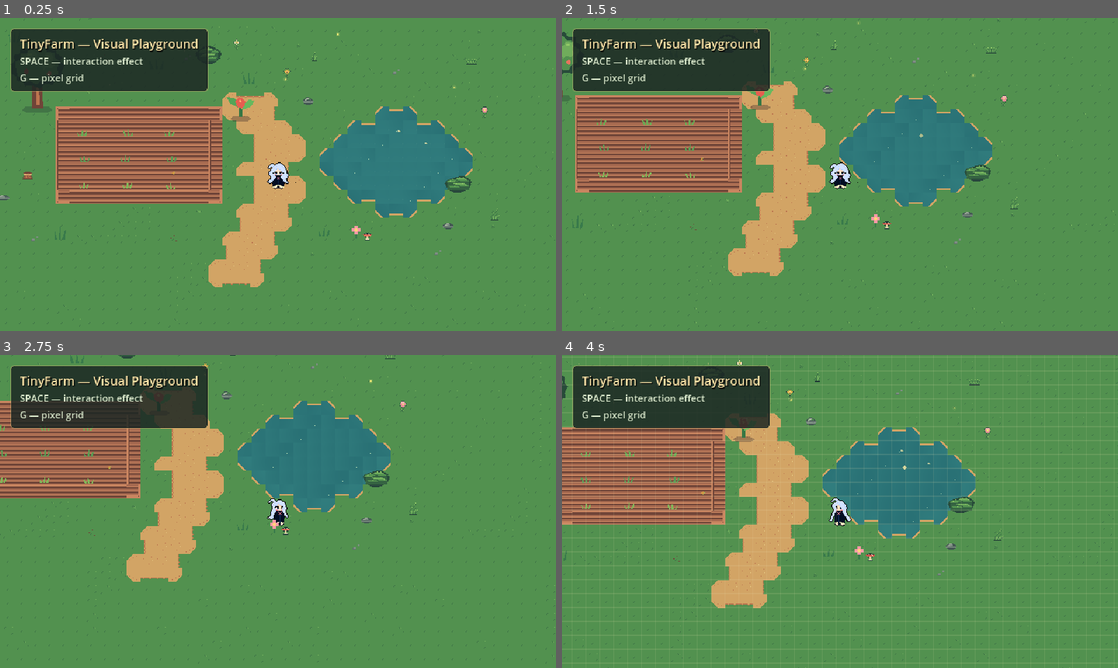
Above: before the commit, frames 1-4 (two rows, left to right).
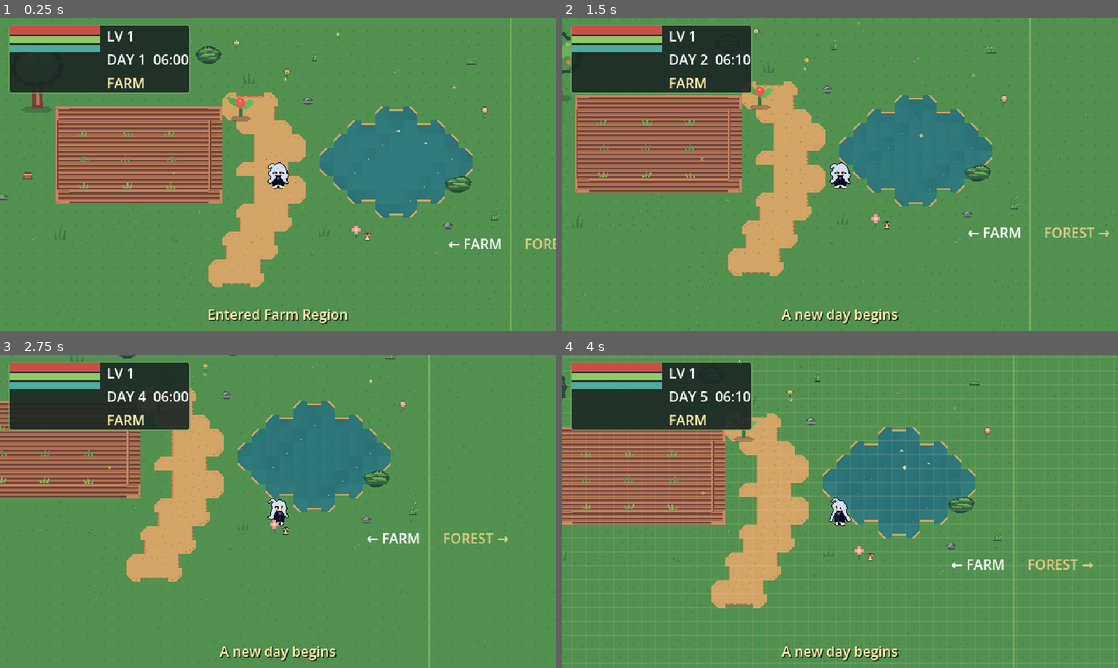
Above: after the commit, the same moments.

Repository: WatashiRain/TinyFarm
Game: Godot game, scene res://scenes/world/main_world.tscn
Same seed, same stepped clock (60 frames per second), same inputs: the game is played once before the commit and once after it. Before the commit the project starts from res://scenes/test/visual_playground.tscn.
Inputs:
- Up to frame 1 (0.25 s): no input
- Up to frame 2 (1.5 s): tap Enter at 0.5 s; hold D (move_right) 0.53-1.28 s; hold F6 (advance_day, bound only after the commit) 0.53-1.28 s; tap Space at 0.77 s; tap X (attack, bound only after the commit) at 0.8, 1.35 s; hold S (move_down) from 1.28 s (still down)
- Up to frame 3 (2.75 s): tap Space at 1.52 s; tap F6 (advance_day, bound only after the commit) at 1.55 s; release S (move_down) at 2.03 s; hold D (move_right) from 2.03 s (still down); hold F6 (advance_day, bound only after the commit) from 2.03 s (still down); tap X (attack, bound only after the commit) at 2.3 s
- Up to frame 4 (4 s): release D (move_right) at 2.78 s; release F6 (advance_day, bound only after the commit) at 2.78 s; hold W (move_up) 2.78-3.53 s; tap X (attack, bound only after the commit) at 2.85, 3.8 s; tap Space at 3.02, 3.77 s; tap F6 (advance_day, bound only after the commit) at 3.05 s; hold A (move_left) from 3.53 s (still down); tap G at 3.6 s

The runs differ from the first frame. In frame 1, 4.4% of the frame differs, in the area x 1-100%, y 0-100%; in frame 2, 4.5%; in frame 3, 4.7%, in the area x 1-92%, y 0-100%; in frame 4, 4.5%.

Commit message:
add gameplay world and player stats

Diff:
--- a/project.godot
+++ b/project.godot
@@ -11,9 +11,14 @@
 [application]
 
 config/name="TinyFarm"
-run/main_scene="res://scenes/test/visual_playground.tscn"
+run/main_scene="res://scenes/world/main_world.tscn"
 config/features=PackedStringArray("4.7", "Mobile")
 config/icon="res://icon.svg"
+
+[autoload]
+
+GameState="*res://scripts/autoload/game_state.gd"
+TimeManager="*res://scripts/autoload/time_manager.gd"
 
 [display]
 
@@ -59,6 +64,117 @@
 , Object(InputEventJoypadMotion,"resource_local_to_scene":false,"resource_name":"","device":0,"axis":1,"axis_value":1.0,"script":null)
 ]
 }
+interact={
+"deadzone": 0.2,
+"events": [Object(InputEventKey,"resource_local_to_scene":false,"resource_name":"","device":16,"window_id":0,"alt_pressed":false,"shift_pressed":false,"ctrl_pressed":false,"meta_pressed":false,"pressed":false,"keycode":0,"physical_keycode":70,"key_label":0,"unicode":0,"location":0,"echo":false,"script":null)
+]
+}
+use_tool={
+"deadzone": 0.2,
+"events": [Object(InputEventKey,"resource_local_to_scene":false,"resource_name":"","device":16,"window_id":0,"alt_pressed":false,"shift_pressed":false,"ctrl_pressed":false,"meta_pressed":false,"pressed":false,"keycode":0,"physical_keycode":32,"key_label":0,"unicode":0,"location":0,"echo":false,"script":null)
+]
+}
+inventory={
+"deadzone": 0.2,
+"events": [Object(InputEventKey,"resource_local_to_scene":false,"resource_name":"","device":16,"window_id":0,"alt_pressed":false,"shift_pressed":false,"ctrl_pressed":false,"meta_pressed":false,"pressed":false,"keycode":0,"physical_keycode":73,"key_label":0,"unicode":0,"location":0,"echo":false,"script":null)
+]
+}
+craft_menu={
+"deadzone": 0.2,
+"events": [Object(InputEventKey,"resource_local_to_scene":false,"resource_name":"","device":16,"window_id":0,"alt_pressed":false,"shift_pressed":false,"ctrl_pressed":false,"meta_pressed":false,"pressed":false,"keycode":0,"physical_keycode":67,"key_label":0,"unicode":0,"location":0,"echo":false,"script":null)
+]
+}
+build_mode={
+"deadzone": 0.2,
+"events": [Object(InputEventKey,"resource_local_to_scene":false,"resource_name":"","device":16,"window_id":0,"alt_pressed":false,"shift_pressed":false,"ctrl_pressed":false,"meta_pressed":false,"pressed":false,"keycode":0,"physical_keycode":66,"key_label":0,"unicode":0,"location":0,"echo":false,"script":null)
+]
+}
+build_place={
+"deadzone": 0.2,
+"events": [Object(InputEventKey,"resource_local_to_scene":false,"resource_name":"","device":16,"window_id":0,"alt_pressed":false,"shift_pressed":false,"ctrl_pressed":false,"meta_pressed":false,"pressed":false,"keycode":0,"physical_keycode":86,"key_label":0,"unicode":0,"location":0,"echo":false,"script":null)
+]
+}
+attack={
+"deadzone": 0.2,
+"events": [Object(InputEventKey,"resource_local_to_scene":false,"resource_name":"","device":16,"window_id":0,"alt_pressed":false,"shift_pressed":false,"ctrl_pressed":false,"meta_pressed":false,"pressed":false,"keycode":0,"physical_keycode":88,"key_label":0,"unicode":0,"location":0,"echo":false,"script":null)
+, Object(InputEventMouseButton,"resource_local_to_scene":false,"resource_name":"","device":32,"window_id":0,"alt_pressed":false,"shift_pressed":false,"ctrl_pressed":false,"meta_pressed":false,"button_mask":0,"position":Vector2(0, 0),"global_position":Vector2(0, 0),"factor":1.0,"button_index":1,"canceled":false,"pressed":false,"double_click":false,"script":null)
+]
+}
+skill_dash={
+"deadzone": 0.2,
+"events": [Object(InputEventKey,"resource_local_to_scene":false,"resource_name":"","device":16,"window_id":0,"alt_pressed":false,"shift_pressed":false,"ctrl_pressed":false,"meta_pressed":false,"pressed":false,"keycode":0,"physical_keycode":81,"key_label":0,"unicode":0,"location":0,"echo":false,"script":null)
+]
+}
+skill_power_slash={
+"deadzone": 0.2,
+"events": [Object(InputEventKey,"resource_local_to_scene":false,"resource_name":"","device":16,"window_id":0,"alt_pressed":false,"shift_pressed":false,"ctrl_pressed":false,"meta_pressed":false,"pressed":false,"keycode":0,"physical_keycode":69,"key_label":0,"unicode":0,"location":0,"echo":false,"script":null)
+]
+}
+skill_healing_pulse={
+"deadzone": 0.2,
+"events": [Object(InputEventKey,"resource_local_to_scene":false,"resource_name":"","device":16,"window_id":0,"alt_pressed":false,"shift_pressed":false,"ctrl_pressed":false,"meta_pressed":false,"pressed":false,"keycode":0,"physical_keycode":82,"key_label":0,"unicode":0,"location":0,"echo":false,"script":null)
+]
+}
+advance_day={
+"deadzone": 0.2,
+"events": [Object(InputEventKey,"resource_local_to_scene":false,"resource_name":"","device":16,"window_id":0,"alt_pressed":false,"shift_pressed":false,"ctrl_pressed":false,"meta_pressed":false,"pressed":false,"keycode":0,"physical_keycode":4194337,"key_label":0,"unicode":0,"location":0,"echo":false,"script":null)
+]
+}
+save_game={
+"deadzone": 0.2,
+"events": [Object(InputEventKey,"resource_local_to_scene":false,"resource_name":"","device":16,"window_id":0,"alt_pressed":false,"shift_pressed":false,"ctrl_pressed":false,"meta_pressed":false,"pressed":false,"keycode":0,"physical_keycode":4194336,"key_label":0,"unicode":0,"location":0,"echo":false,"script":null)
+]
+}
+load_game={
+"deadzone": 0.2,
+"events": [Object(InputEventKey,"resource_local_to_scene":false,"resource_name":"","device":16,"window_id":0,"alt_pressed":false,"shift_pressed":false,"ctrl_pressed":false,"meta_pressed":false,"pressed":false,"keycode":0,"physical_keycode":4194340,"key_label":0,"unicode":0,"location":0,"echo":false,"script":null)
+]
+}
+debug_toggle={
+"deadzone": 0.2,
+"events": [Object(InputEventKey,"resource_local_to_scene":false,"resource_name":"","device":16,"window_id":0,"alt_pressed":false,"shift_pressed":false,"ctrl_pressed":false,"meta_pressed":false,"pressed":false,"keycode":0,"physical_keycode":4194334,"key_label":0,"unicode":0,"location":0,"echo":false,"script":null)
+]
+}
+hotbar_1={
+"deadzone": 0.2,
+"events": [Object(InputEventKey,"resource_local_to_scene":false,"resource_name":"","device":16,"window_id":0,"alt_pressed":false,"shift_pressed":false,"ctrl_pressed":false,"meta_pressed":false,"pressed":false,"keycode":0,"physical_keycode":49,"key_label":0,"unicode":0,"location":0,"echo":false,"script":null)
+]
+}
+hotbar_2={
+"deadzone": 0.2,
+"events": [Object(InputEventKey,"resource_local_to_scene":false,"resource_name":"","device":16,"window_id":0,"alt_pressed":false,"shift_pressed":false,"ctrl_pressed":false,"meta_pressed":false,"pressed":false,"keycode":0,"physical_keycode":50,"key_label":0,"unicode":0,"location":0,"echo":false,"script":null)
+]
+}
+hotbar_3={
+"deadzone": 0.2,
+"events": [Object(InputEventKey,"resource_local_to_scene":false,"resource_name":"","device":16,"window_id":0,"alt_pressed":false,"shift_pressed":false,"ctrl_pressed":false,"meta_pressed":false,"pressed":false,"keycode":0,"physical_keycode":51,"key_label":0,"unicode":0,"location":0,"echo":false,"script":null)
+]
+}
+hotbar_4={
+"deadzone": 0.2,
+"events": [Object(InputEventKey,"resource_local_to_scene":false,"resource_name":"","device":16,"window_id":0,"alt_pressed":false,"shift_pressed":false,"ctrl_pressed":false,"meta_pressed":false,"pressed":false,"keycode":0,"physical_keycode":52,"key_label":0,"unicode":0,"location":0,"echo":false,"script":null)
+]
+}
+hotbar_5={
+"deadzone": 0.2,
+"events": [Object(InputEventKey,"resource_local_to_scene":false,"resource_name":"","device":16,"window_id":0,"alt_pressed":false,"shift_pressed":false,"ctrl_pressed":false,"meta_pressed":false,"pressed":false,"keycode":0,"physical_keycode":53,"key_label":0,"unicode":0,"location":0,"echo":false,"script":null)
+]
+}
+hotbar_6={
+"deadzone": 0.2,
+"events": [Object(InputEventKey,"resource_local_to_scene":false,"resource_name":"","device":16,"window_id":0,"alt_pressed":false,"shift_pressed":false,"ctrl_pressed":false,"meta_pressed":false,"pressed":false,"keycode":0,"physical_keycode":54,"key_label":0,"unicode":0,"location":0,"echo":false,"script":null)
+]
+}
+hotbar_7={
+"deadzone": 0.2,
+"events": [Object(InputEventKey,"resource_local_to_scene":false,"resource_name":"","device":16,"window_id":0,"alt_pressed":false,"shift_pressed":false,"ctrl_pressed":false,"meta_pressed":false,"pressed":false,"keycode":0,"physical_keycode":55,"key_label":0,"unicode":0,"location":0,"echo":false,"script":null)
+]
+}
+hotbar_8={
+"deadzone": 0.2,
+"events": [Object(InputEventKey,"resource_local_to_scene":false,"resource_name":"","device":16,"window_id":0,"alt_pressed":false,"shift_pressed":false,"ctrl_pressed":false,"meta_pressed":false,"pressed":false,"keycode":0,"physical_keycode":56,"key_label":0,"unicode":0,"location":0,"echo":false,"script":null)
+]
+}
 
 [physics]
 
--- a/scenes/characters/player.tscn
+++ b/scenes/characters/player.tscn
@@ -1,8 +1,9 @@
-[gd_scene load_steps=9 format=3]
+[gd_scene load_steps=10 format=3]
 
 [ext_resource type="Script" path="res://scripts/characters/player_controller.gd" id="1_controller"]
 [ext_resource type="Texture2D" uid="uid://2qr4c055jkp3" path="res://art/characters/player/Basic_Chun.png" id="2_player"]
 [ext_resource type="Script" path="res://scripts/characters/player_camera.gd" id="3_player_camera"]
+[ext_resource type="Script" path="res://scripts/stats/player_stats.gd" id="4_stats"]
 
 [sub_resource type="AtlasTexture" id="AtlasTexture_left"]
 atlas = ExtResource("2_player")
@@ -72,3 +73,6 @@
 enabled = true
 position_smoothing_enabled = false
 script = ExtResource("3_player_camera")
+
+[node name="Stats" type="Node" parent="."]
+script = ExtResource("4_stats")
--- /dev/null
+++ b/scenes/ui/gameplay_hud.tscn
@@ -0,0 +1,96 @@
+[gd_scene load_steps=5 format=3]
+
+[ext_resource type="Script" path="res://scripts/ui/gameplay_hud.gd" id="1_hud"]
+
+[sub_resource type="StyleBoxFlat" id="Style_panel"]
+bg_color = Color(0.105882, 0.14902, 0.137255, 0.9)
+border_width_left = 1
+border_width_top = 1
+border_width_right = 1
+border_width_bottom = 1
+border_color = Color(0.439216, 0.678431, 0.360784, 0.65)
+corner_radius_top_left = 3
+corner_radius_top_right = 3
+corner_radius_bottom_right = 3
+corner_radius_bottom_left = 3
+
+[sub_resource type="StyleBoxFlat" id="Style_hp"]
+bg_color = Color(0.788235, 0.309804, 0.286275, 1)
+
+[sub_resource type="StyleBoxFlat" id="Style_energy"]
+bg_color = Color(0.568627, 0.788235, 0.407843, 1)
+
+[sub_resource type="StyleBoxFlat" id="Style_mana"]
+bg_color = Color(0.309804, 0.666667, 0.623529, 1)
+
+[node name="GameplayHUD" type="CanvasLayer"]
+layer = 30
+script = ExtResource("1_hud")
+
+[node name="SafeArea" type="MarginContainer" parent="."]
+anchors_preset = 15
+anchor_right = 1.0
+anchor_bottom = 1.0
+offset_left = 10.0
+offset_top = 8.0
+offset_right = -10.0
+offset_bottom = -8.0
+mouse_filter = 2
+
+[node name="Top" type="PanelContainer" parent="SafeArea"]
+layout_mode = 2
+size_flags_horizontal = 0
+size_flags_vertical = 0
+theme_override_styles/panel = SubResource("Style_panel")
+
+[node name="Content" type="HBoxContainer" parent="SafeArea/Top"]
+layout_mode = 2
+theme_override_constants/separation = 8
+
+[node name="Stats" type="VBoxContainer" parent="SafeArea/Top/Content"]
+layout_mode = 2
+theme_override_constants/separation = 2
+
+[node name="HP" type="ProgressBar" parent="SafeArea/Top/Content/Stats"]
+custom_minimum_size = Vector2(104, 10)
+layout_mode = 2
+show_percentage = false
+theme_override_styles/fill = SubResource("Style_hp")
+
+[node name="Energy" type="ProgressBar" parent="SafeArea/Top/Content/Stats"]
+custom_minimum_size = Vector2(104, 8)
+layout_mode = 2
+show_percentage = false
+theme_override_styles/fill = SubResource("Style_energy")
+
+[node name="Mana" type="ProgressBar" parent="SafeArea/Top/Content/Stats"]
+custom_minimum_size = Vector2(104, 8)
+layout_mode = 2
+show_percentage = false
+theme_override_styles/fill = SubResource("Style_mana")
+
+[node name="Meta" type="VBoxContainer" parent="SafeArea/Top/Content"]
+layout_mode = 2
+
+[node name="Level" type="Label" parent="SafeArea/Top/Content/Meta"]
+layout_mode = 2
+text = "LV 1"
+
+[node name="Time" type="Label" parent="SafeArea/Top/Content/Meta"]
+layout_mode = 2
+text = "DAY 1  06:00"
+
+[node name="Region" type="Label" parent="SafeArea/Top/Content/Meta"]
+layout_mode = 2
+theme_override_colors/font_color = Color(1, 0.941176, 0.690196, 1)
+text = "FARM"
+
+[node name="Notice" type="Label" parent="SafeArea"]
+layout_mode = 2
+size_flags_horizontal = 4
+size_flags_vertical = 8
+theme_override_colors/font_color = Color(1, 0.941176, 0.690196, 1)
+theme_override_colors/font_shadow_color = Color(0, 0, 0, 0.8)
+theme_override_constants/shadow_offset_x = 1
+theme_override_constants/shadow_offset_y = 1
+text = "Welcome to TinyFarm"
--- /dev/null
+++ b/scenes/world/main_world.tscn
@@ -0,0 +1,37 @@
+[gd_scene load_steps=4 format=3]
+
+[ext_resource type="Script" path="res://scripts/world/main_world.gd" id="1_world"]
+[ext_resource type="PackedScene" path="res://scenes/test/visual_playground.tscn" id="2_playground"]
+[ext_resource type="PackedScene" path="res://scenes/ui/gameplay_hud.tscn" id="3_hud"]
+
+[node name="MainWorld" type="Node2D"]
+script = ExtResource("1_world")
+
+[node name="PlaygroundBase" parent="." instance=ExtResource("2_playground")]
+
+[node name="DebugOverlay" parent="PlaygroundBase" index="1"]
+visible = false
+
+[node name="ForestTint" type="Polygon2D" parent="."]
+z_index = -6
+polygon = PackedVector2Array(620, -192, 1100, -192, 1100, 576, 620, 576)
+color = Color(0.156863, 0.294118, 0.227451, 0.22)
+
+[node name="ForestBoundary" type="Line2D" parent="."]
+z_index = -1
+points = PackedVector2Array(620, -192, 620, 576)
+width = 2.0
+default_color = Color(0.568627, 0.788235, 0.407843, 0.55)
+
+[node name="FarmSign" type="Label" parent="."]
+position = Vector2(548, 322)
+text = "← FARM"
+
+[node name="ForestSign" type="Label" parent="."]
+position = Vector2(636, 322)
+theme_override_colors/font_color = Color(0.862745, 0.8, 0.517647, 1)
+text = "FOREST →"
+
+[node name="GameplayHUD" parent="." instance=ExtResource("3_hud")]
+
+[editable path="PlaygroundBase"]
--- /dev/null
+++ b/scripts/autoload/game_state.gd
@@ -0,0 +1,74 @@
+extends Node
+
+signal player_registered(stats: PlayerStats)
+signal region_changed(region_id: StringName)
+signal gold_changed(current: int)
+signal notification_requested(message: String)
+
+var current_region: StringName = &"farm"
+var player_position := Vector2(352, 270)
+var gold: int = 100
+var unlocked_skills: Dictionary = {"dash": true, "power_slash": false, "healing_pulse": false}
+var quest_state: Dictionary = {}
+var world_state: Dictionary = {}
+var player_stats: PlayerStats
+var _stored_stats: Dictionary = {}
+
+
+func register_player(stats: PlayerStats) -> void:
+	player_stats = stats
+	if not _stored_stats.is_empty():
+		player_stats.apply_state(_stored_stats)
+	if not player_stats.stats_changed.is_connected(_remember_stats):
+		player_stats.stats_changed.connect(_remember_stats)
+	_remember_stats()
+	player_registered.emit(player_stats)
+
+
+func set_region(region_id: StringName) -> void:
+	if current_region == region_id:
+		return
+	current_region = region_id
+	region_changed.emit(current_region)
+
+
+func add_gold(amount: int) -> void:
+	gold = maxi(0, gold + amount)
+	gold_changed.emit(gold)
+
+
+func spend_gold(amount: int) -> bool:
+	if amount < 0 or gold < amount:
+		return false
+	gold -= amount
+	gold_changed.emit(gold)
+	return true
+
+
+func notify(message: String) -> void:
+	notification_requested.emit(message)
+
+
+func _remember_stats() -> void:
+	if player_stats != null:
+		_stored_stats = player_stats.to_state()
+
+
+func to_state() -> Dictionary:
+	_remember_stats()
+	return {"region": String(current_region), "player_position": [player_position.x, player_position.y], "gold": gold, "skills": unlocked_skills.duplicate(true), "quests": quest_state.duplicate(true), "world": world_state.duplicate(true), "stats": _stored_stats.duplicate(true)}
+
+
+func apply_state(data: Dictionary) -> void:
+	current_region = StringName(data.get("region", "farm"))
+	var saved_position: Array = data.get("player_position", [352.0, 270.0])
+	player_position = Vector2(float(saved_position[0]), float(saved_position[1]))
+	gold = int(data.get("gold", 100))
+	unlocked_skills = data.get("skills", unlocked_skills).duplicate(true)
+	quest_state = data.get("quests", {}).duplicate(true)
+	world_state = data.get("world", {}).duplicate(true)
+	_stored_stats = data.get("stats", {}).duplicate(true)
+	if player_stats != null:
+		player_stats.apply_state(_stored_stats)
+	region_changed.emit(current_region)
+	gold_changed.emit(gold)
--- /dev/null
+++ b/scripts/autoload/time_manager.gd
@@ -0,0 +1,55 @@
+extends Node
+
+signal time_changed(day: int, hour: int, minute: int)
+signal day_started(day: int)
+signal day_ended(day: int)
+
+const MINUTES_PER_DAY := 24 * 60
+
+var day: int = 1
+var hour: int = 6
+var minute: int = 0
+var paused := false
+var _accumulator := 0.0
+
+
+func _process(delta: float) -> void:
+	if paused:
+		return
+	_accumulator += delta
+	if _accumulator >= 1.0:
+		_accumulator -= 1.0
+		advance_minutes(10)
+
+
+func advance_minutes(amount: int) -> void:
+	var total := hour * 60 + minute + amount
+	while total >= MINUTES_PER_DAY:
+		day_ended.emit(day)
+		total -= MINUTES_PER_DAY
+		day += 1
+		day_started.emit(day)
+	hour = total / 60
+	minute = total % 60
+	time_changed.emit(day, hour, minute)
+
+
+func advance_day() -> void:
+	day_ended.emit(day)
+	day += 1
+	hour = 6
+	minute = 0
+	day_started.emit(day)
+	time_changed.emit(day, hour, minute)
+	GameState.notify("A new day begins")
+
+
+func to_state() -> Dictionary:
+	return {"day": day, "hour": hour, "minute": minute}
+
+
+func apply_state(data: Dictionary) -> void:
+	day = int(data.get("day", 1))
+	hour = int(data.get("hour", 6))
+	minute = int(data.get("minute", 0))
+	time_changed.emit(day, hour, minute)
--- /dev/null
+++ b/scripts/stats/player_stats.gd
@@ -0,0 +1,131 @@
+class_name PlayerStats
+extends Node
+
+signal stats_changed
+signal health_changed(current: int, maximum: int)
+signal energy_changed(current: int, maximum: int)
+signal mana_changed(current: int, maximum: int)
+signal experience_changed(current: int, required: int)
+signal level_changed(level: int)
+signal died
+
+@export var max_health: int = 100
+@export var max_energy: int = 100
+@export var max_mana: int = 50
+@export var level: int = 1
+@export var experience: int = 0
+@export var attack: int = 10
+@export var defense: int = 2
+
+var health: int
+var energy: int
+var mana: int
+
+
+func _ready() -> void:
+	health = max_health
+	energy = max_energy
+	mana = max_mana
+	GameState.register_player(self)
+	_emit_all()
+
+
+func take_damage(amount: int) -> int:
+	var applied := maxi(1, amount - defense)
+	health = maxi(0, health - applied)
+	health_changed.emit(health, max_health)
+	stats_changed.emit()
+	if health == 0:
+		died.emit()
+	return applied
+
+
+func heal(amount: int) -> void:
+	health = mini(max_health, health + maxi(0, amount))
+	health_changed.emit(health, max_health)
+	stats_changed.emit()
+
+
+func consume_energy(amount: int) -> bool:
+	if energy < amount:
+		return false
+	energy -= amount
+	energy_changed.emit(energy, max_energy)
+	stats_changed.emit()
+	return true
+
+
+func restore_energy(amount: int) -> void:
+	energy = mini(max_energy, energy + maxi(0, amount))
+	energy_changed.emit(energy, max_energy)
+	stats_changed.emit()
+
+
+func consume_mana(amount: int) -> bool:
+	if mana < amount:
+		return false
+	mana -= amount
+	mana_changed.emit(mana, max_mana)
+	stats_changed.emit()
+	return true
+
+
+func restore_mana(amount: int) -> void:
+	mana = mini(max_mana, mana + maxi(0, amount))
+	mana_changed.emit(mana, max_mana)
+	stats_changed.emit()
+
+
+func add_experience(amount: int) -> void:
+	experience += maxi(0, amount)
+	while experience >= experience_to_next_level():
+		experience -= experience_to_next_level()
+		level += 1
+		max_health += 5
+		max_energy += 3
+		health = max_health
+		energy = max_energy
+		level_changed.emit(level)
+		GameState.notify("Level up! Level %d" % level)
+	experience_changed.emit(experience, experience_to_next_level())
+	stats_changed.emit()
+
+
+func experience_to_next_level() -> int:
+	return 25 + (level - 1) * 20
+
+
+func restore_all() -> void:
+	health = max_health
+	energy = max_energy
+	mana = max_mana
+	_emit_all()
+
+
+func to_state() -> Dictionary:
+	return {"health": health, "max_health": max_health, "energy": energy, "max_energy": max_energy, "mana": mana, "max_mana": max_mana, "level": level, "experience": experience, "attack": attack, "defense": defense}
+
+
+func apply_state(data: Dictionary) -> void:
+	if data.is_empty():
+		return
+	max_health = int(data.get("max_health", 100))
+	max_energy = int(data.get("max_energy", 100))
+	max_mana = int(data.get("max_mana", 50))
+	health = int(data.get("health", max_health))
+	energy = int(data.get("energy", max_energy))
+	mana = int(data.get("mana", max_mana))
+	level = int(data.get("level", 1))
+	experience = int(data.get("experience", 0))
+	attack = int(data.get("attack", 10))
+	defense = int(data.get("defense", 2))
+	_emit_all()
+
+
+func _emit_all() -> void:
+	health_changed.emit(health, max_health)
+	energy_changed.emit(energy, max_energy)
+	mana_changed.emit(mana, max_mana)
+	experience_changed.emit(experience, experience_to_next_level())
+	level_changed.emit(level)
+	stats_changed.emit()
--- /dev/null
+++ b/scripts/ui/gameplay_hud.gd
@@ -0,0 +1,58 @@
+class_name GameplayHUD
+extends CanvasLayer
+
+@onready var hp_bar: ProgressBar = $SafeArea/Top/Content/Stats/HP
+@onready var energy_bar: ProgressBar = $SafeArea/Top/Content/Stats/Energy
+@onready var mana_bar: ProgressBar = $SafeArea/Top/Content/Stats/Mana
+@onready var level_label: Label = $SafeArea/Top/Content/Meta/Level
+@onready var time_label: Label = $SafeArea/Top/Content/Meta/Time
+@onready var region_label: Label = $SafeArea/Top/Content/Meta/Region
+@onready var notice_label: Label = $SafeArea/Notice
+
+var _notice_tween: Tween
+
+
+func _ready() -> void:
+	GameState.player_registered.connect(_bind_stats)
+	GameState.region_changed.connect(_on_region_changed)
+	GameState.notification_requested.connect(show_notice)
+	TimeManager.time_changed.connect(_on_time_changed)
+	if GameState.player_stats != null:
+		_bind_stats(GameState.player_stats)
+	_on_region_changed(GameState.current_region)
+	_on_time_changed(TimeManager.day, TimeManager.hour, TimeManager.minute)
+
+
+func _bind_stats(stats: PlayerStats) -> void:
+	stats.health_changed.connect(func(value: int, maximum: int) -> void: _set_bar(hp_bar, value, maximum))
+	stats.energy_changed.connect(func(value: int, maximum: int) -> void: _set_bar(energy_bar, value, maximum))
+	stats.mana_changed.connect(func(value: int, maximum: int) -> void: _set_bar(mana_bar, value, maximum))
+	stats.level_changed.connect(func(value: int) -> void: level_label.text = "LV %d" % value)
+	_set_bar(hp_bar, stats.health, stats.max_health)
+	_set_bar(energy_bar, stats.energy, stats.max_energy)
+	_set_bar(mana_bar, stats.mana, stats.max_mana)
+	level_label.text = "LV %d" % stats.level
+
+
+func _set_bar(bar: ProgressBar, value: int, maximum: int) -> void:
+	bar.max_value = maximum
+	bar.value = value
+	bar.tooltip_text = "%d / %d" % [value, maximum]
+
+
+func _on_time_changed(day: int, hour: int, minute: int) -> void:
+	time_label.text = "DAY %d  %02d:%02d" % [day, hour, minute]
+
+
+func _on_region_changed(region_id: StringName) -> void:
+	region_label.text = String(region_id).to_upper()
+
+
+func show_notice(message: String) -> void:
+	notice_label.text = message
+	notice_label.modulate.a = 1.0
+	if _notice_tween != null:
+		_notice_tween.kill()
+	_notice_tween = create_tween()
+	_notice_tween.tween_interval(1.4)
+	_notice_tween.tween_property(notice_label, "modulate:a", 0.0, 0.5)
--- /dev/null
+++ b/scripts/world/main_world.gd
@@ -0,0 +1,41 @@
+class_name MainWorld
+extends Node2D
+
+@onready var player: PlayerController = $PlaygroundBase/World/Player
+@onready var stats: PlayerStats = $PlaygroundBase/World/Player/Stats
+
+
+func _ready() -> void:
+	player.position = GameState.player_position
+	stats.died.connect(_on_player_died)
+	_update_region(true)
+
+
+func _process(_delta: float) -> void:
+	GameState.player_position = player.position
+	_update_region(false)
+
+
+func _unhandled_input(event: InputEvent) -> void:
+	if event.is_action_pressed("advance_day"):
+		TimeManager.advance_day()
+		get_viewport().set_input_as_handled()
+
+
+func _update_region(force: bool) -> void:
+	var region: StringName = &"forest" if player.position.x >= 620.0 else &"farm"
+	if force or GameState.current_region != region:
+		GameState.set_region(region)
+		GameState.notify("Entered %s Region" % String(region).capitalize())
+
+
+func _on_player_died() -> void:
+	set_process(false)
+	player.set_physics_process(false)
+	GameState.add_gold(-int(ceil(GameState.gold * 0.1)))
+	GameState.notify("Chun was defeated — returning home")
+	await get_tree().create_timer(0.8).timeout
+	player.position = Vector2(352, 270)
+	stats.restore_all()
+	player.set_physics_process(true)
+	set_process(true)
Not shown, added: scripts/autoload/game_state.gd.uid
Not shown, added: scripts/autoload/time_manager.gd.uid
Not shown, added: scripts/stats/player_stats.gd.uid
Not shown, added: scripts/ui/gameplay_hud.gd.uid
Not shown, added: scripts/world/main_world.gd.uid
